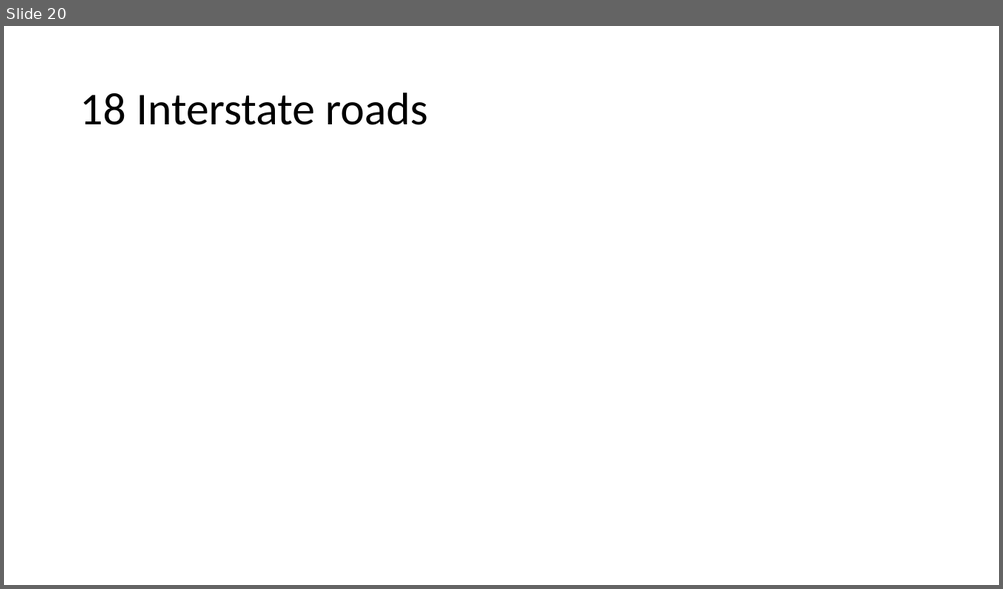
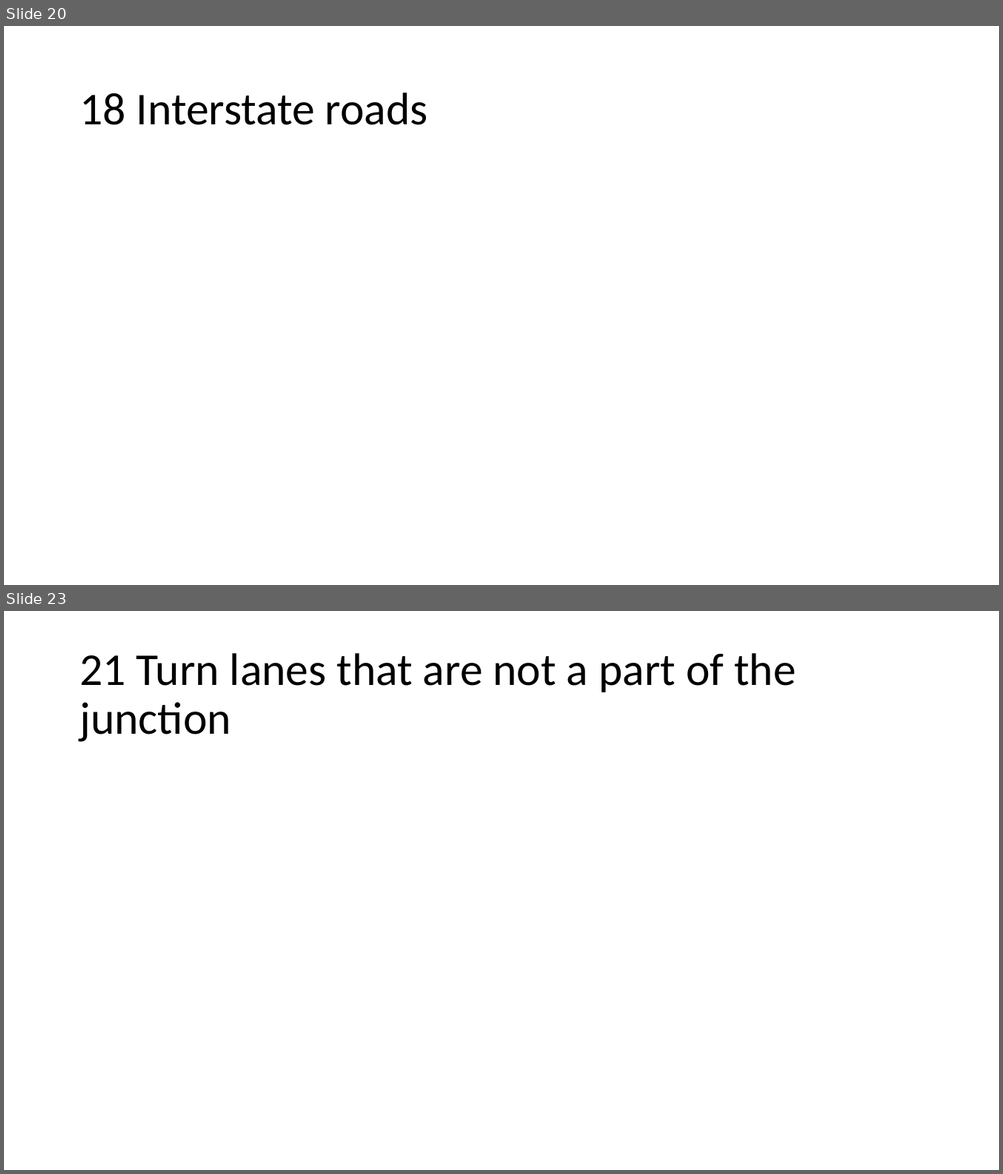
Before and after one commit to AugmentedDesignLab/junction-art, a slide deck: plan/challenges.pptx. Shown one above the other, each under a label of ours: slide 20 before the commit, slides 20 and 23 after it; the slides between them are not shown. The pictures are 1003x589 and 1003x1174 pixels, drawn with LibreOffice and Linux fonts; fonts in the diff are those of the drawing. Boxes give left, top, right and bottom in pixels: in the first picture for what was removed or moved away, otherwise in the second. Text is boxed around its words. In the diff, an @@ line names an element or a change of style, - is before the commit and + after.

```diff
--- a/plan/challenges.pptx
+++ b/plan/challenges.pptx
@@ slide 23 added at [4, 611, 999, 1170], background #FFFFFF @@
@@ title added at [79, 653, 796, 742], 44 pt, text #000000 @@
+21 Turn lanes that are not a part of the junction
```
Also in this commit, not shown: 2 other slides added, 9 other files.
